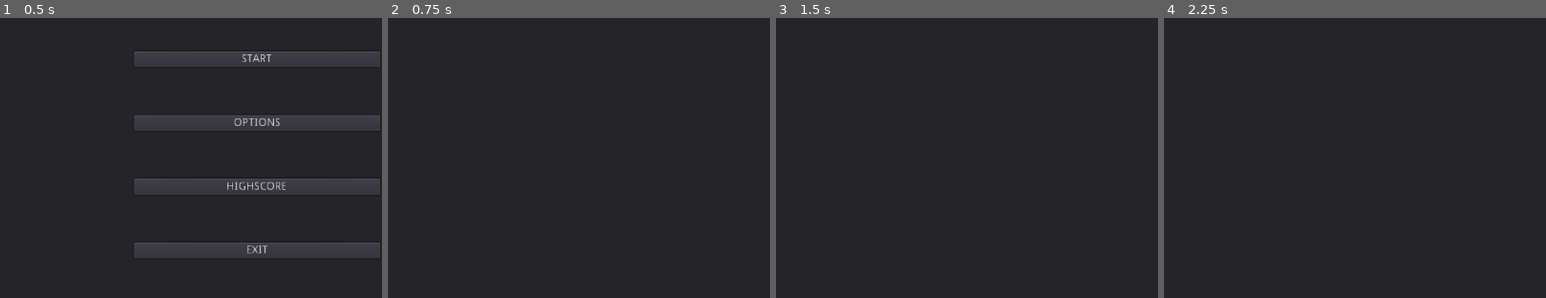
Above: before the commit, frames 1-4 (left to right).
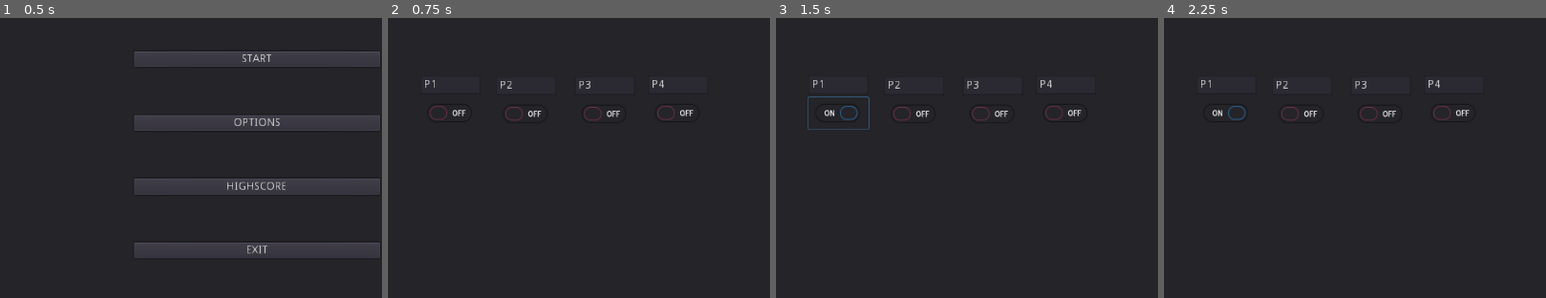
Above: after the commit, the same moments.

Repository: DominikWolek/bomber-game
Game: Godot game, scene res://GUI/MainMenuScene.tscn
The game is run twice, just before and just after one commit, with the same random seed, the same clock (stepped at 60 frames per second) and the same inputs.
Inputs (mouse positions are % of the whole screen's width and height, from its top left):
- Up to frame 1 (0.5 s): no input
- Up to frame 2 (0.75 s): click "START" at 0.5 s
- Up to frame 3 (1.5 s): click (25, 35) at 1.27 s
- Up to frame 4 (2.25 s): click "NEXT" at 2 s
The pictures show only the part of the screen within x 17-67%, y 18-68%; the shares and areas given below are measured in that part.

Frame 1 is identical in both runs. In frame 2, 0.6% of the frame differs, in the area x 9-80%, y 22-37%; in frame 3, 0.8%, in the area x 8-80%, y 22-40%; in frame 4, 0.6%.

Commit message:
Add startmenu

Diff:
--- a/Bomberman/ConfigurationNode.tscn
+++ b/Bomberman/ConfigurationNode.tscn
@@ -3,8 +3,17 @@
 [sub_resource type="GDScript" id=1]
 script/source = "extends Node2D
 
+var gameInfo={}
+
+
 func _ready():
+	gameInfo.map = 0
+	gameInfo.P1 = {Name = \"P1\" , isBot=false}
+	gameInfo.P2 = {Name = \"P2\" , isBot=false}
+	gameInfo.P3 = {Name = \"P3\" , isBot=false}
+	gameInfo.P4 = {Name = \"P4\" , isBot=false}
 	UpdateMoveSet()
+
 
 # player movement settings [playerID, up , down, left, right, placebomb ]
 var P1 = ['P1',KEY_W,KEY_S,KEY_A,KEY_D,KEY_SPACE]
@@ -21,13 +30,6 @@
 
 
 func UpdateMoveSet( ):
-
-	for x in PList :
-		InputMap.action_erase_events( x[0] + '_ui_left' );
-		InputMap.action_erase_events( x[0] + '_ui_right' );
-		InputMap.action_erase_events( x[0] + '_ui_up' );
-		InputMap.action_erase_events( x[0] + '_ui_down' );
-		InputMap.action_erase_events( x[0] + '_ui_select' );
 
 	for x in PList:
 		var UPevent = InputEventKey.new()
@@ -50,7 +52,8 @@
 		BOMBevent.set_scancode( x[5] )
 		InputMap.action_add_event( x[0]+'_ui_select',BOMBevent)
 
-		"
+
+"
 
 [node name="Node2D" type="Node2D"]
 script = SubResource( 1 )
--- a/Bomberman/GUI/ControlsSettings.tscn
+++ b/Bomberman/GUI/ControlsSettings.tscn
@@ -105,22 +105,22 @@
 [node name="Node2D" type="Node2D"]
 
 [node name="Panel" type="Panel" parent="."]
-margin_right = 1025.0
-margin_bottom = 600.0
+margin_right = 962.0
+margin_bottom = 704.0
 
 [node name="HBoxContainer" type="HBoxContainer" parent="Panel"]
 margin_left = -3.0
 margin_top = 53.0
-margin_right = 1024.0
-margin_bottom = 601.0
+margin_right = 959.0
+margin_bottom = 612.0
 alignment = 1
 
 [node name="P1Container" type="VBoxContainer" parent="Panel/HBoxContainer"]
 editor/display_folded = true
-margin_left = 405.0
-margin_right = 456.0
-margin_bottom = 548.0
-script = SubResource( 1 )
+margin_left = 373.0
+margin_right = 424.0
+margin_bottom = 559.0
+script = SubResource( 5 )
 
 [node name="Label" type="Label" parent="Panel/HBoxContainer/P1Container"]
 margin_right = 51.0
@@ -159,10 +159,10 @@
 
 [node name="P2Container" type="VBoxContainer" parent="Panel/HBoxContainer"]
 editor/display_folded = true
-margin_left = 460.0
-margin_right = 511.0
-margin_bottom = 548.0
-script = SubResource( 2 )
+margin_left = 428.0
+margin_right = 479.0
+margin_bottom = 559.0
+script = SubResource( 6 )
 
 [node name="Label" type="Label" parent="Panel/HBoxContainer/P2Container"]
 margin_right = 51.0
@@ -201,10 +201,10 @@
 
 [node name="P3Container" type="VBoxContainer" parent="Panel/HBoxContainer"]
 editor/display_folded = true
-margin_left = 515.0
-margin_right = 566.0
-margin_bottom = 548.0
-script = SubResource( 3 )
+margin_left = 483.0
+margin_right = 534.0
+margin_bottom = 559.0
+script = SubResource( 7 )
 
 [node name="Label" type="Label" parent="Panel/HBoxContainer/P3Container"]
 margin_right = 51.0
@@ -243,9 +243,9 @@
 
 [node name="P4Container" type="VBoxContainer" parent="Panel/HBoxContainer"]
 editor/display_folded = true
-margin_left = 570.0
-margin_right = 621.0
-margin_bottom = 548.0
+margin_left = 538.0
+margin_right = 589.0
+margin_bottom = 559.0
 script = SubResource( 4 )
 
 [node name="Label" type="Label" parent="Panel/HBoxContainer/P4Container"]
@@ -284,18 +284,18 @@
 script = ExtResource( 5 )
 
 [node name="BackButton" type="Button" parent="Panel"]
-margin_left = 1.07645
-margin_top = 543.0
-margin_right = 195.076
-margin_bottom = 600.0
+margin_left = 4.0911
+margin_top = 645.499
+margin_right = 198.091
+margin_bottom = 702.499
 text = "Back"
 script = ExtResource( 6 )
 
 [node name="SaveButton" type="Button" parent="Panel"]
-margin_left = 827.476
-margin_top = 541.292
-margin_right = 1025.48
-margin_bottom = 601.292
+margin_left = 762.66
+margin_top = 645.298
+margin_right = 960.664
+margin_bottom = 705.298
 text = "Save"
 script = ExtResource( 7 )
 
--- a/Bomberman/GUI/FirstStartScene.tscn
+++ b/Bomberman/GUI/FirstStartScene.tscn
@@ -20,7 +20,7 @@
 
 
 func _on_incMapButton_pressed():
-	get_parent().gameInfo.map = (get_parent().gameInfo.map + 1 ) % 3
+	get_parent().incMap()
 "
 
 [sub_resource type="GDScript" id=2]
@@ -40,8 +40,65 @@
 
 
 func _on_decMapButton_pressed():
-	get_parent().gameInfo.map = (get_parent().gameInfo.map -1 ) % 3
+	get_parent().decMap()
 "
+
+[sub_resource type="GDScript" id=3]
+script/source = "extends VBoxContainer
+
+func _on_Name_text_changed(new_text):
+	pass
+
+
+func _on_Name_text_entered(new_text):
+	get_parent().changePlayerName(\"P1\",new_text)
+
+
+func _on_isBot_toggled(button_pressed):
+	get_parent().setBot(\"P1\",button_pressed)
+"
+
+[sub_resource type="GDScript" id=4]
+script/source = "extends VBoxContainer
+
+func _on_Name_text_changed(new_text):
+	pass
+
+
+func _on_Name_text_entered(new_text):
+	get_parent().changePlayerName(\"P2\",new_text)
+
+
+func _on_isBot_toggled(button_pressed):
+	get_parent().setBot(\"P2\",button_pressed)"
+
+[sub_resource type="GDScript" id=5]
+script/source = "extends VBoxContainer
+
+func _on_Name_text_changed(new_text):
+	pass
+
+
+func _on_Name_text_entered(new_text):
+	get_parent().changePlayerName(\"P3\",new_text)
+
+
+func _on_isBot_toggled(button_pressed):
+	get_parent().setBot(\"P3\",button_pressed)"
+
+[sub_resource type="GDScript" id=6]
+script/source = "extends VBoxContainer
+
+
+func _on_Name_text_changed(new_text):
+	pass
+
+
+func _on_Name_text_entered(new_text):
+	get_parent().changePlayerName(\"P4\",new_text)
+
+func _on_isBot_toggled(button_pressed):
+	get_parent().setBot(\"P4\",button_pressed)"
 
 [node name="Node2D" type="Node2D"]
 
@@ -66,19 +123,6 @@
 text = "NEXT"
 script = ExtResource( 2 )
 
-[node name="HBoxContainer" type="HBoxContainer" parent="Panel"]
-margin_left = 52.0
-margin_top = 50.0
-margin_right = 877.0
-margin_bottom = 355.0
-
-[node name="CenterContainer" type="CenterContainer" parent="Panel/HBoxContainer"]
-margin_bottom = 305.0
-
-[node name="TextEdit" type="TextEdit" parent="Panel/HBoxContainer/CenterContainer"]
-margin_top = 152.0
-margin_bottom = 152.0
-
 [node name="incMapButton" type="Button" parent="Panel"]
 margin_left = 132.596
 margin_top = 52.7927
@@ -101,6 +145,78 @@
 margin_right = 128.594
 margin_bottom = 93.3664
 
+[node name="P1Settings" type="VBoxContainer" parent="Panel"]
+margin_left = 200.0
+margin_top = 200.0
+margin_right = 200.0
+margin_bottom = 200.0
+script = SubResource( 3 )
+
+[node name="Name" type="LineEdit" parent="Panel/P1Settings"]
+margin_right = 76.0
+margin_bottom = 24.0
+
+[node name="isBot" type="CheckButton" parent="Panel/P1Settings"]
+margin_top = 28.0
+margin_right = 76.0
+margin_bottom = 68.0
+
+[node name="P2Settings" type="VBoxContainer" parent="Panel"]
+margin_left = 295.407
+margin_top = 200.628
+margin_right = 371.407
+margin_bottom = 268.628
+script = SubResource( 4 )
+
+[node name="Name" type="LineEdit" parent="Panel/P2Settings"]
+margin_right = 76.0
+margin_bottom = 24.0
+
+[node name="isBot" type="CheckButton" parent="Panel/P2Settings"]
+margin_top = 28.0
+margin_right = 76.0
+margin_bottom = 68.0
+
+[node name="P3Settings" type="VBoxContainer" parent="Panel"]
+margin_left = 393.626
+margin_top = 200.718
+margin_right = 469.626
+margin_bottom = 268.718
+script = SubResource( 5 )
+
+[node name="Name" type="LineEdit" parent="Panel/P3Settings"]
+margin_right = 76.0
+margin_bottom = 24.0
+
+[node name="isBot" type="CheckButton" parent="Panel/P3Settings"]
+margin_top = 28.0
+margin_right = 76.0
+margin_bottom = 68.0
+
+[node name="P4Settings" type="VBoxContainer" parent="Panel"]
+margin_left = 486.483
+margin_top = 200.149
+margin_right = 562.483
+margin_bottom = 268.149
+script = SubResource( 6 )
+
+[node name="Name" type="LineEdit" parent="Panel/P4Settings"]
+margin_right = 76.0
+margin_bottom = 24.0
+
+[node name="isBot" type="CheckButton" parent="Panel/P4Settings"]
+margin_top = 28.0
+margin_right = 76.0
+margin_bottom = 68.0
+
 [connection signal="pressed" from="Panel/BackButton" to="Panel/BackButton" method="_on_BackButton_pressed"]
 [connection signal="pressed" from="Panel/incMapButton" to="Panel/incMapButton" method="_on_incMapButton_pressed"]
 [connection signal="pressed" from="Panel/decMapButton" to="Panel/decMapButton" method="_on_decMapButton_pressed"]
+[connection signal="text_changed" from="Panel/P1Settings/Name" to="Panel/P1Settings" method="_on_Name_text_changed"]
+[connection signal="toggled" from="Panel/P1Settings/isBot" to="Panel/P1Settings" method="_on_isBot_toggled"]
+[connection signal="text_changed" from="Panel/P2Settings/Name" to="Panel/P2Settings" method="_on_Name_text_changed"]
+[connection signal="toggled" from="Panel/P2Settings/isBot" to="Panel/P2Settings" method="_on_isBot_toggled"]
+[connection signal="text_changed" from="Panel/P3Settings/Name" to="Panel/P3Settings" method="_on_Name_text_changed"]
+[connection signal="pressed" from="Panel/P3Settings/isBot" to="Panel/P3Settings" method="_on_isBot_pressed"]
+[connection signal="text_changed" from="Panel/P4Settings/Name" to="Panel/P4Settings" method="_on_Name_text_changed"]
+[connection signal="pressed" from="Panel/P4Settings/isBot" to="Panel/P4Settings" method="_on_isBot_pressed"]
--- a/Bomberman/GUI/Panel.gd
+++ b/Bomberman/GUI/Panel.gd
@@ -4,12 +4,37 @@
 
 # Called when the node enters the scene tree for the first time.
 func _ready():
-	gameInfo.map = 0
-	gameInfo.P1 = {Name = "P1" , isBot=false}
-	gameInfo.P2 = {Name = "P2" , isBot=false}
-	gameInfo.P3 = {Name = "P3" , isBot=false}
-	gameInfo.P4 = {Name = "P4" , isBot=false}
+	gameInfo = get_node("/root/ConfigurationNode").gameInfo
+
+	_mapLabelChanged()
+	_PlayerChanged("P1")
+	_PlayerChanged("P2")
+	_PlayerChanged("P3")
+	_PlayerChanged("P4")
+
+
+func _mapLabelChanged():
+	var lab = get_node("mapLabel")
+	lab.text = str(gameInfo.map + 1)
+
+func _PlayerChanged(player):
+	var play = get_node(player+"Settings")
+	play.get_node("Name").text = gameInfo[player].Name
+
+func setBot(player,info):
+	gameInfo[player].isBot = info
+
+func incMap():
+	gameInfo.map = (gameInfo.map+1)%5
+	_mapLabelChanged()
+func decMap():
+	gameInfo.map = (gameInfo.map-1)%5
+	_mapLabelChanged()
+
+func changePlayerName(player,name):
+	gameInfo[player].Name = name
+	_PlayerChanged(player)
+
 
 func _process(delta):
-	var lab = get_node("mapLabel")
-	lab.text = str(gameInfo.map + 1)
+	pass
Not shown: 3 places in Bomberman/GUI/ControlsSettings.tscn that only renumber resources
Not shown: 1 places in Bomberman/GUI/FirstStartScene.tscn that only renumber resources
